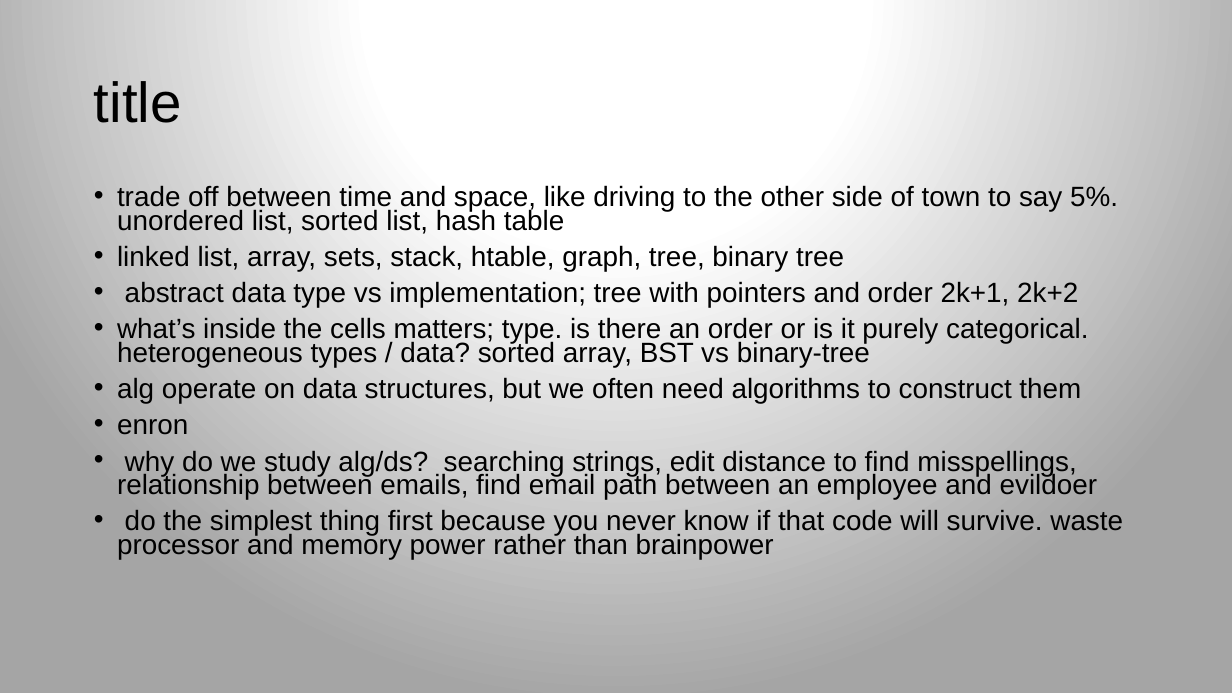
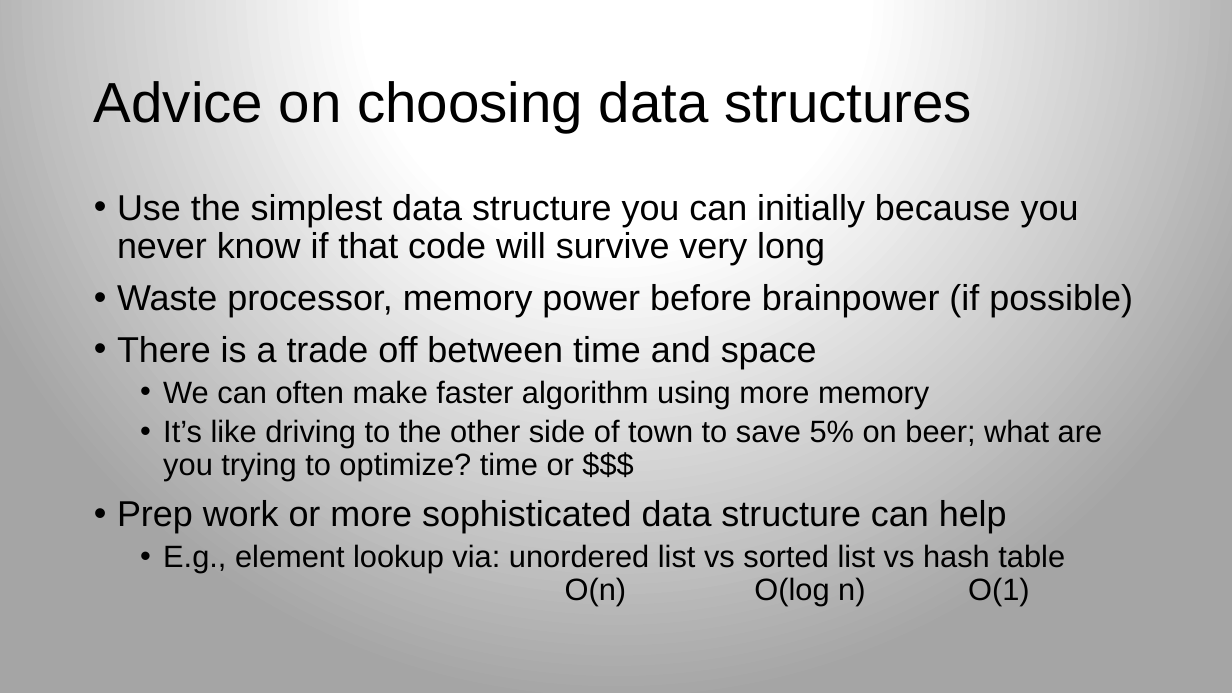
Before and after one commit to parrt/msds689, a slide deck: slide 3 of notes/core-data-structures.pptx (slide 2 before the commit). Drawn at 1232x693 pixels with LibreOffice and Linux fonts; fonts in the diff are those of the drawing; background and template pictures are left out. Boxes give left, top, right and bottom in pixels: in the first picture for what was removed or moved away, otherwise in the second. Text is boxed around its words. In the diff, an @@ line names an element or a change of style, - is before the commit and + after.

```diff
--- a/notes/core-data-structures.pptx
+++ b/notes/core-data-structures.pptx
@@ title at [94, 81, 972, 132]: text changed @@
-title
+Advice on choosing data structures
@@ text at [117, 194, 1133, 606]: text changed; size 21.7 to 28 pt @@
-• trade off between time and space, like driving to the other side of town to say 5%. unordered list, sorted list, hash table
-• linked list, array, sets, stack, htable, graph, tree, binary tree
-• abstract data type vs implementation; tree with pointers and order 2k+1, 2k+2
-• what’s inside the cells matters; type. is there an order or is it purely categorical. heterogeneous types / data? sorted array, BST vs binary-tree
-• alg operate on data structures, but we often need algorithms to construct them
-• enron
-• why do we study alg/ds? searching strings, edit distance to find misspellings, relationship between emails, find email path between an employee and evildoer
-• do the simplest thing first because you never know if that code will survive. waste processor and memory power rather than brainpower
+• Use the simplest data structure you can initially because you never know if that code will survive very long
+• Waste processor, memory power before brainpower (if possible)
+• There is a trade off between time and space
+  • We can often make faster algorithm using more memory
+  • It’s like driving to the other side of town to save 5% on beer; what are you trying to optimize? time or $$$
+• Prep work or more sophisticated data structure can help
+  • E.g., element lookup via: unordered list vs sorted list vs hash table
+    O(n) O(log n) O(1)
```
Also in this commit, not shown: 8 other slides changed, 6 slides added, 2 slides removed, 4 other files.
